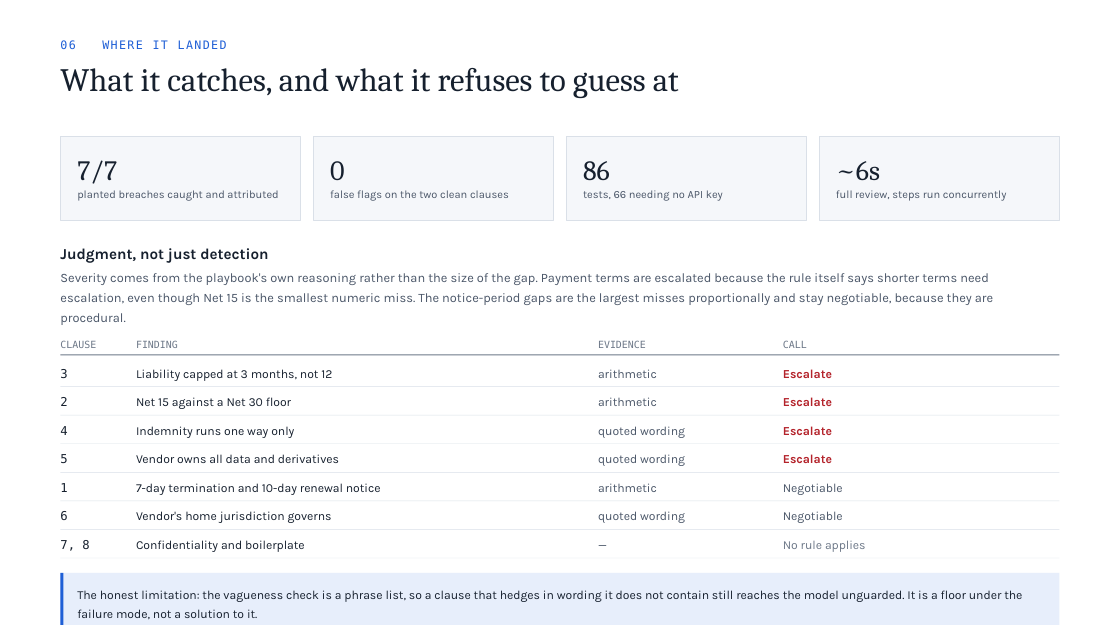
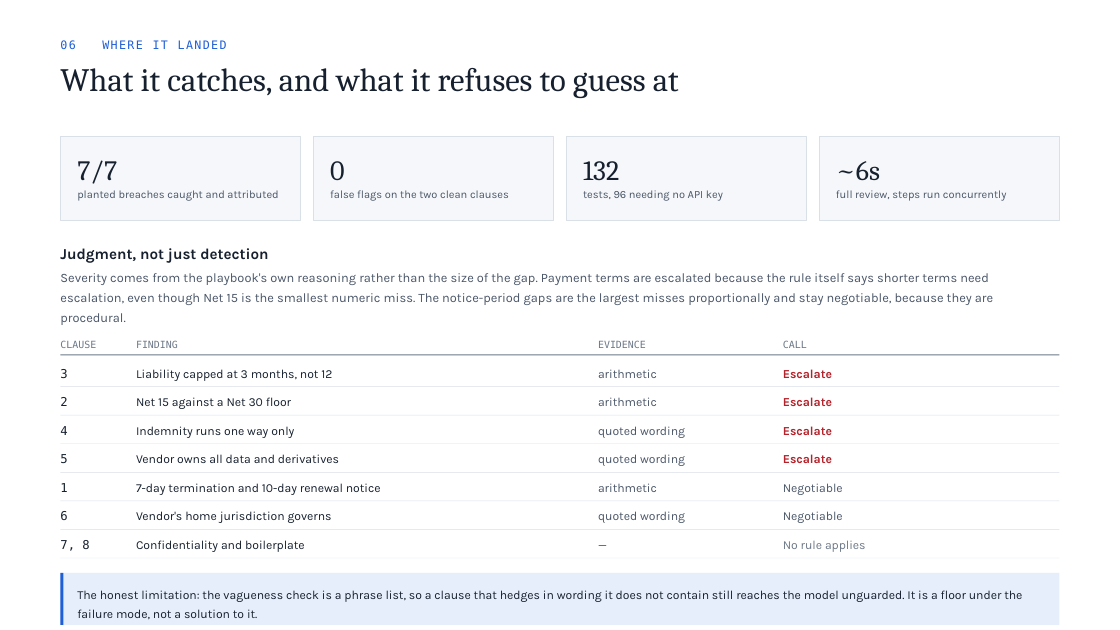
Before and after one commit to Rn-sripathi/Zycus, a slide deck: slide 6 of docs/Zycus_Redlining_Agent_Deck.pptx. Drawn at 1120x630 pixels with LibreOffice and Linux fonts; fonts in the diff are those of the drawing. Boxes give left, top, right and bottom in pixels: in the first picture for what was removed or moved away, otherwise in the second. Text is boxed around its words. In the diff, an @@ line names an element or a change of style, - is before the commit and + after.

```diff
--- a/docs/Zycus_Redlining_Agent_Deck.pptx
+++ b/docs/Zycus_Redlining_Agent_Deck.pptx
@@ text at box(583, 161, 619, 180): text changed @@
-86
+132
@@ text at box(583, 190, 723, 201): text changed @@
-tests, 66 needing no API key
+tests, 96 needing no API key
```
Also in this commit, not shown: 3 other slides changed, 8 other files.
